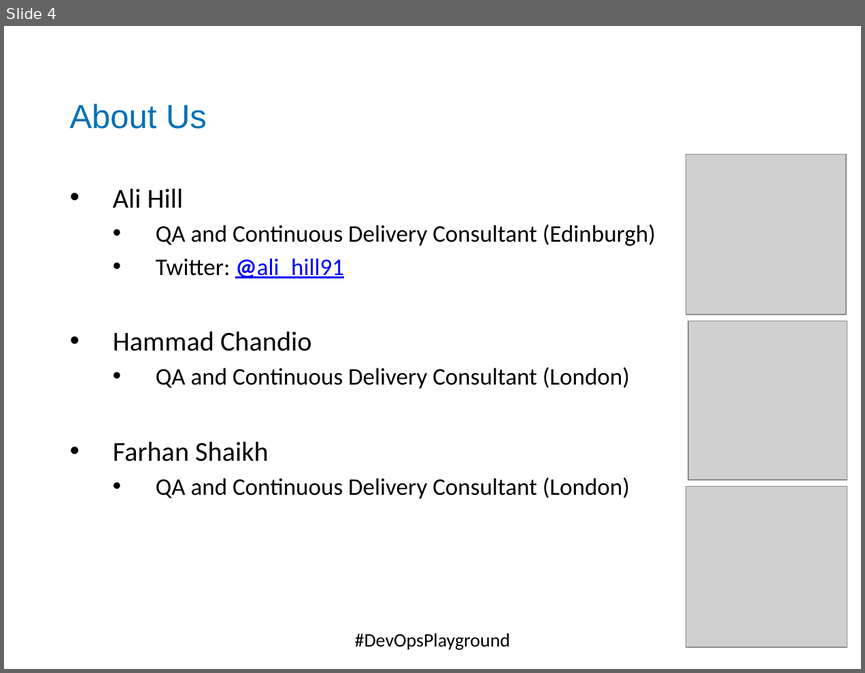
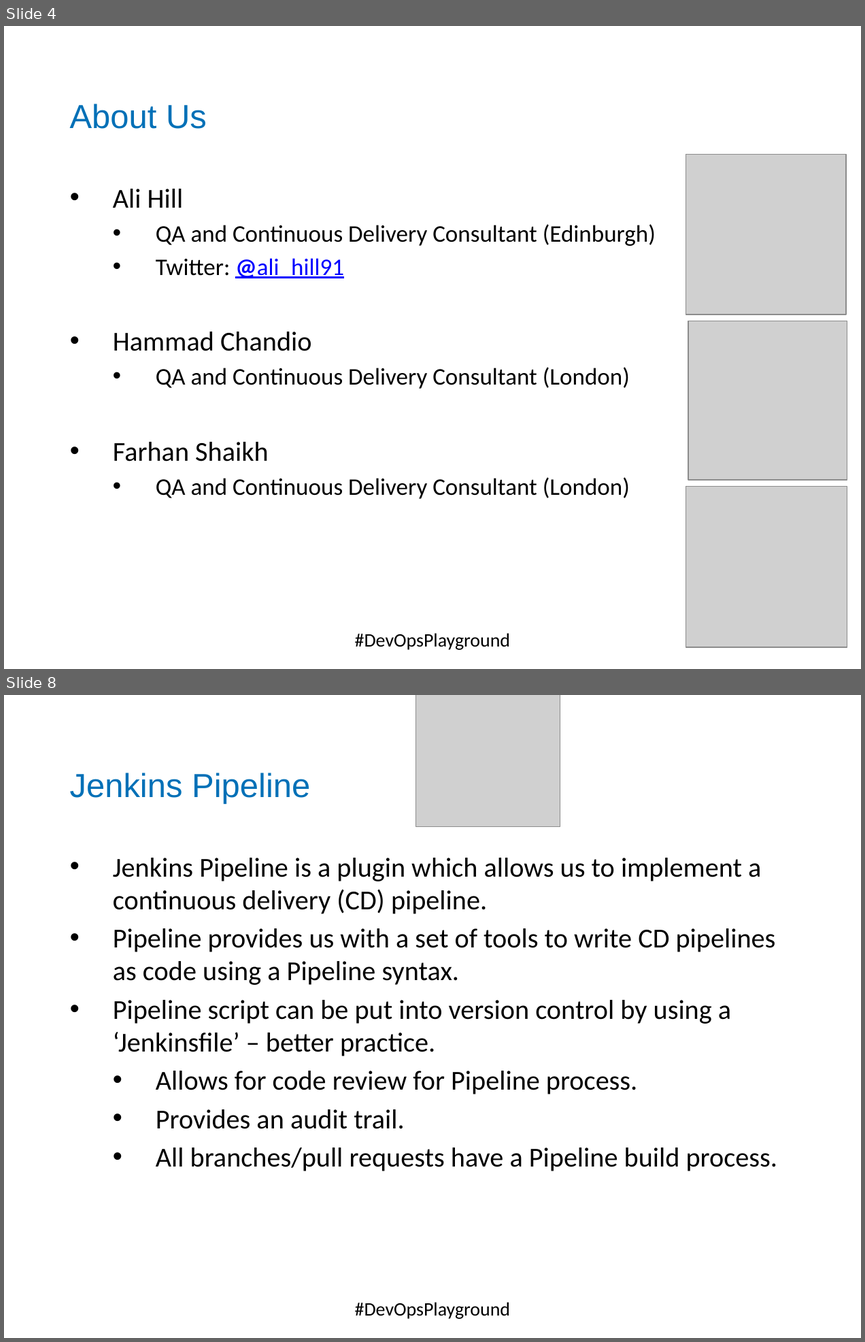
Before and after one commit to DevOpsPlayground/Hands-on-with-Continuous-Testing-using-Jenkins-and-Zalenium, a slide deck: ZaleniumJenkins.pptx. Shown one above the other, each under a label of ours: slide 4 before the commit, slides 4 and 8 after it; the slides between them are not shown. The pictures are 865x673 and 865x1342 pixels, drawn with LibreOffice and Linux fonts; fonts in the diff are those of the drawing; grey boxes stand for pictures; background and template pictures are left out. Boxes give left, top, right and bottom in pixels: in the first picture for what was removed or moved away, otherwise in the second. Text is boxed around its words. In the diff, an @@ line names an element or a change of style, - is before the commit and + after.

```diff
--- a/ZaleniumJenkins.pptx
+++ b/ZaleniumJenkins.pptx
@@ slide 8 added at [4, 695, 861, 1338], background #FFFFFF; not listed: 1 template element that a slide beside it also shows @@
@@ picture added at [415, 695, 560, 827] @@
@@ text added at [70, 773, 310, 804], 28 pt, text #0070B7 @@
+Jenkins Pipeline
@@ text added at [113, 858, 777, 1171], 23 pt, text #000000 @@
+• Jenkins Pipeline is a plugin which allows us to implement a continuous delivery (CD) pipeline.
+• Pipeline provides us with a set of tools to write CD pipelines as code using a Pipeline syntax.
+• Pipeline script can be put into version control by using a ‘Jenkinsfile’ – better practice.
+  • Allows for code review for Pipeline process.
+  • Provides an audit trail.
+  • All branches/pull requests have a Pipeline build process.
@@ text added at [355, 1302, 510, 1319], 16 pt, text #000000 @@
+#DevOpsPlayground
```
Also in this commit, not shown: 4 slides changed, 3 other slides added, 8 slides removed, 2 other files.
